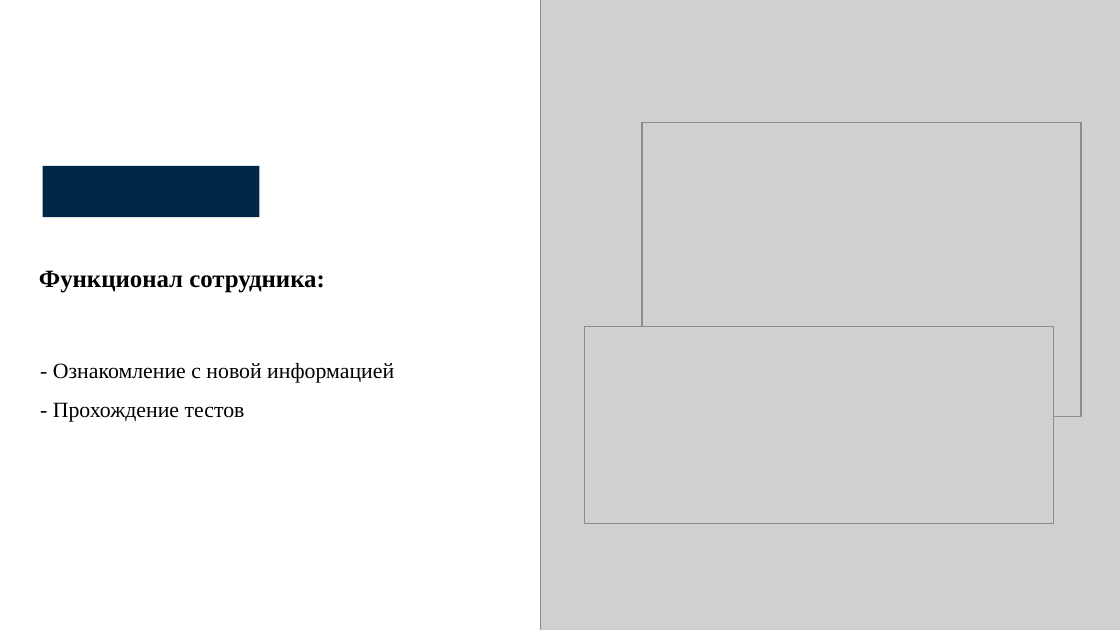
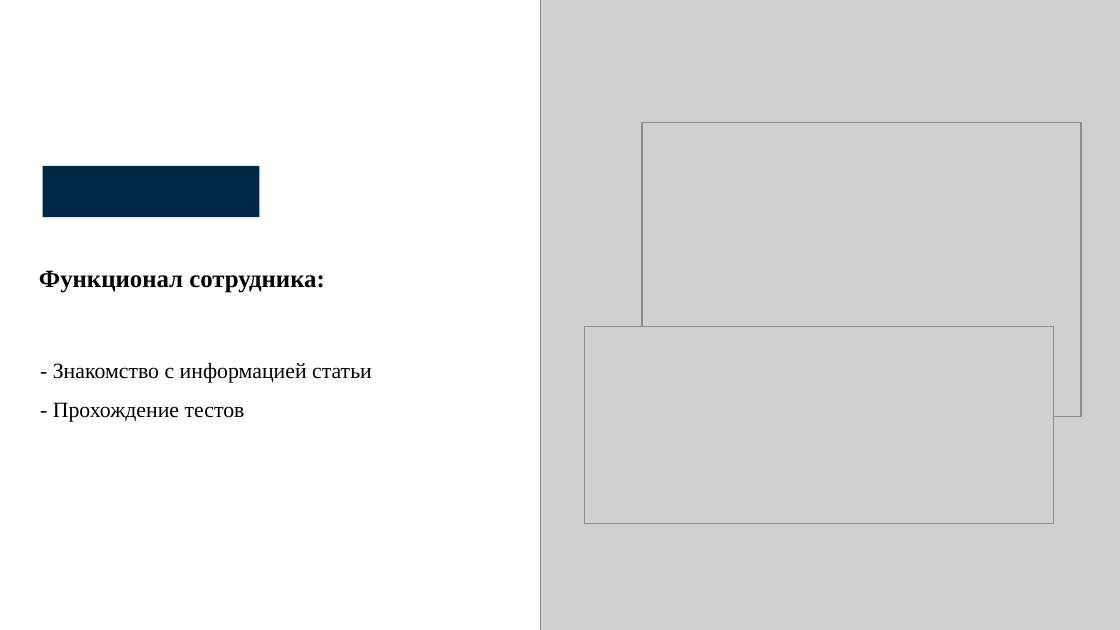
Before and after one commit to Alik243/Safety, a slide deck: slide 16 of Док/Тулегенов Алишер Презентация.pptx (slide 15 before the commit). Drawn at 1120x630 pixels with LibreOffice and Linux fonts; fonts in the diff are those of the drawing; grey boxes stand for pictures. Boxes give left, top, right and bottom in pixels: in the first picture for what was removed or moved away, otherwise in the second. Text is boxed around its words. In the diff, an @@ line names an element or a change of style, - is before the commit and + after.

```diff
--- a/Док/Тулегенов Алишер Презентация.pptx
+++ b/Док/Тулегенов Алишер Презентация.pptx
@@ text at (53,363,372,383): text changed @@
-- Ознакомление с новой информацией
+- Знакомство с информацией статьи
```
Also in this commit, not shown: 3 other slides changed, 1 slide added, 6 other files.
